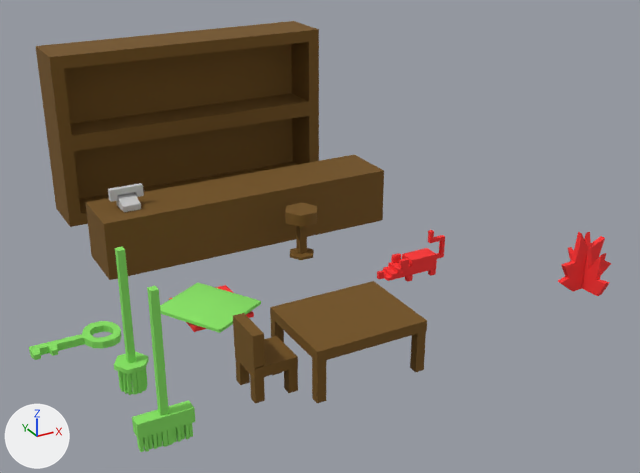
What one commit did to the FBX model Assets/ZoliAssets/tuz.FBX.
Rendered twice from a 50 mm camera at (-8.15, -13.66, 9.83) aimed at (1.66, 4.17, 0.91). The axes (+X, +Y, +Z) are drawn at lower left. The lights are the same throughout. Where no turn or scale is listed for an object, it has been applied to the vertices.

The older version as bpy lines, for what is in view:
```python
ob_barpult = bpy.data.objects.new('barpult', me_mesh_004)
ob_barpult.location = (0.79, 6.95, 0.0)
ob_barszek = bpy.data.objects.new('barszek', me_mesh_002)
ob_barszek.location = (1.66, 5.18, 0.0)
ob_barszekreny = bpy.data.objects.new('barszekreny', me_mesh_005)
ob_barszekreny.location = (0.79, 10.76, 0.02)
ob_felmoso = bpy.data.objects.new('felmoso', me_mesh_009)
ob_felmoso.location = (-4.16, 1.32, -0.03)
ob_kulcs = bpy.data.objects.new('kulcs', me_mesh_008)
ob_kulcs.location = (-4.78, 3.27, 0.1)
ob_paca = bpy.data.objects.new('paca', me_mesh_006)
ob_paca.location = (-1.59, 3.52, 0.0)
ob_patkany = bpy.data.objects.new('patkany', me_mesh_012)
ob_patkany.location = (3.45, 2.74, 0.0)
ob_szek = bpy.data.objects.new('szek', me_mesh_001)
ob_szek.location = (-1.84, 0.03, 0.0)
ob_tuz = bpy.data.objects.new('tuz', me_mesh_011)
ob_tuz.location = (6.78, 0.13, 0.0)
# also in view: 'asztal' at (0.0, 0.0, 0.57); 'karton' at (-1.72, 3.34, 0.34); 'telefon' at (-2.35, 6.87, 1.78); 'sepru' at (-4.16, -0.53, 1.41)
```
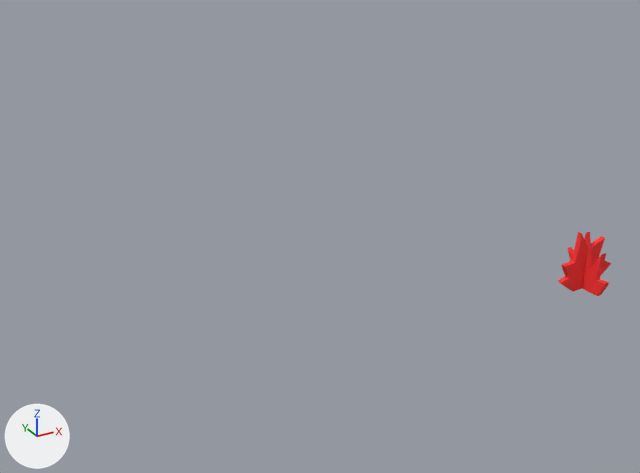
The change in detail:
Object 'barszek' (ob_barszek) is deleted.
Object 'barszekreny' (ob_barszekreny) is deleted.
Object 'barpult' (ob_barpult) is deleted.
Object 'patkany' (ob_patkany) is deleted.
Object 'paca' (ob_paca) is deleted.
Object 'szek' (ob_szek) is deleted.
Object 'felmoso' (ob_felmoso) is deleted.
Object 'kulcs' (ob_kulcs) is deleted.
Object 'karton' (ob_karton) is deleted.
Object 'sepru' (ob_sepru) is deleted.
Object 'telefon' (ob_telefon) is deleted.
Object 'asztal' (ob_asztal) is deleted.

Changed parts and their boxes (x1, y1, x2, y2) in the pictures (640 x 473 px):
'barszekreny', deleted (brown): before (35, 21, 319, 227)
'barpult', deleted (brown): before (86, 155, 384, 280)
'asztal', deleted (brown): before (270, 281, 427, 403)
'sepru', deleted (green): before (132, 286, 195, 452)
'szek', deleted (brown): before (233, 313, 298, 404)
'karton', deleted (green): before (160, 283, 261, 333)
'felmoso', deleted (green): before (114, 246, 149, 395)
'patkany', deleted (red): before (377, 230, 445, 282)
'kulcs', deleted (green): before (29, 321, 121, 360)
'barszek', deleted (brown): before (285, 203, 317, 260)
'telefon', deleted: before (108, 183, 144, 212)
'paca', deleted: before (169, 285, 254, 332)
